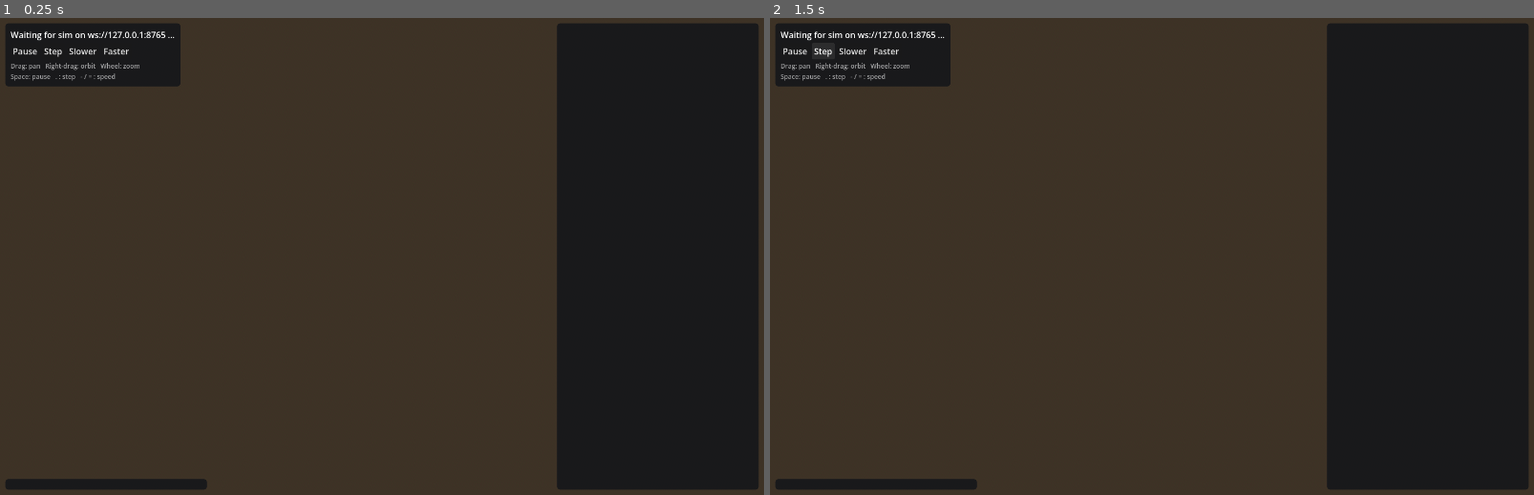
Above: before the commit, frames 1-2 (left to right).
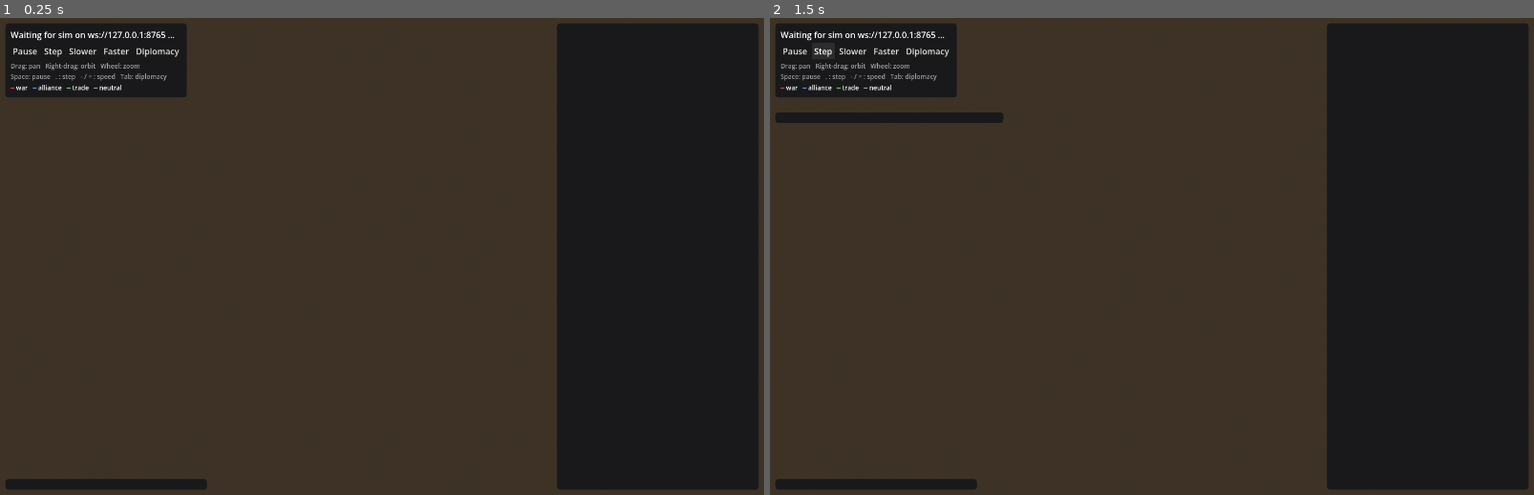
Above: after the commit, the same moments.

Repository: ninjabunny22/Game
Game: Godot game, scene res://scenes/main.tscn
Two runs of this game, one before a commit and one after it. Both use one fixed random seed, a clock stepped at 60 frames per second and the inputs below.
Inputs (mouse positions are in pixels of both pictures, inside the frame that each line leads up to):
- Up to frame 1 (0.25 s): no input
- Up to frame 2 (1.5 s): click (930, 51) at 0.5 s, where only the run after the commit has a clickable "Diplomacy"; click "Step" at 1.25 s

The runs differ from the first frame. In frame 1, 0.7% of the frame differs, in the area x 0-25%, y 1-17%; in frame 2, 1.4%, in the area x 0-31%, y 1-22%.

Commit message:
Add diplomacy panel, named wars and alliances, colour-coded arcs
Wars and alliances are named when they begin, from the region being
fought over, its capital, its land or a contested resource; allies drawn
into a war fight under its name.

The viewer gains a toggleable diplomacy panel (Tab) listing wars,
alliances and trade deals, and every pair of civs now has an arc between
their capitals coloured by relationship: war, alliance, trade or neither.

Co-Authored-By: Claude Opus 5.5 <noreply@anthropic.com>

Diff:
--- a/godot/scripts/civ_view.gd
+++ b/godot/scripts/civ_view.gd
@@ -6,7 +6,8 @@
 
 const BUILDING_WIDTH := 0.62
 const PLINTH_HEIGHT := 0.12
-const LINK_COLORS := {"deal": Color(0.35, 0.9, 0.4), "alliance": Color(0.35, 0.65, 1.0), "war": Color(1.0, 0.25, 0.2)}
+const LINK_COLORS := {"deal": Color(0.35, 0.9, 0.4), "alliance": Color(0.35, 0.65, 1.0), "war": Color(1.0, 0.25, 0.2),
+	"neutral": Color(0.75, 0.75, 0.78, 0.45)}
 const LINK_WIDTH := 0.45
 const LINK_SEGMENTS := 24
 
@@ -20,6 +21,7 @@
 var _native_color := Color(0.6, 0.55, 0.48)
 var _native_name := ""
 var _links: ImmediateMesh
+var _link_labels := {}  # "a:b" -> Label3D naming the war or alliance
 var _link_material: StandardMaterial3D
 
 
@@ -27,6 +29,7 @@
 	for child in get_children():
 		child.queue_free()
 	_nodes.clear()
+	_link_labels.clear()
 	_body_meshes.clear()
 	_plinth_meshes.clear()
 	_terrain = terrain
@@ -44,6 +47,7 @@
 	_link_material.vertex_color_use_as_albedo = true
 	_link_material.vertex_color_is_srgb = true
 	_link_material.cull_mode = BaseMaterial3D.CULL_DISABLED
+	_link_material.transparency = BaseMaterial3D.TRANSPARENCY_ALPHA
 	_links = ImmediateMesh.new()
 	var links_instance := MeshInstance3D.new()
 	links_instance.mesh = _links
@@ -89,23 +93,48 @@
 			_nodes.erase(key)
 
 
-## Redraws the arcs between capitals from the tick's relations and deals.
+## Redraws the arcs between civ capitals. Every pair of living civs has one, coloured
+## by what holds between them: red for war, blue for alliance, green for a trade
+## deal, thin grey for nothing in particular. Wars and alliances carry their name.
 func update_links(civs: Array, relations: Array, deals: Array) -> void:
 	var capitals := {}
 	for civ: Dictionary in civs:
-		var capital: Dictionary = civ["settlements"][0]
-		capitals[int(civ["id"])] = _terrain.tile_position(int(capital["x"]), int(capital["y"])) + Vector3(0, 4.4, 0)
+		if civ["alive"] and not civ["settlements"].is_empty():
+			var capital: Dictionary = civ["settlements"][0]
+			capitals[int(civ["id"])] = _terrain.tile_position(int(capital["x"]), int(capital["y"])) + Vector3(0, 4.4, 0)
+	var trading := {}
+	for deal: Dictionary in deals:
+		trading["%d:%d" % [mini(int(deal["a"]), int(deal["b"])), maxi(int(deal["a"]), int(deal["b"]))]] = true
+
 	_links.clear_surfaces()
+	var named := {}
 	for relation: Dictionary in relations:
-		if relation["status"] != "peace":
-			_add_link(capitals[int(relation["a"])], capitals[int(relation["b"])], LINK_COLORS[relation["status"]], 1.0)
-	for deal: Dictionary in deals:
-		_add_link(capitals[int(deal["a"])], capitals[int(deal["b"])], LINK_COLORS["deal"], 0.6)
+		var a := int(relation["a"])
+		var b := int(relation["b"])
+		if not capitals.has(a) or not capitals.has(b):
+			continue
+		var key := "%d:%d" % [a, b]
+		var status: String = relation["status"]
+		if status == "war":
+			named[key] = _add_link(capitals[a], capitals[b], LINK_COLORS["war"], 1.0, LINK_WIDTH * 1.5)
+		elif status == "alliance":
+			named[key] = _add_link(capitals[a], capitals[b], LINK_COLORS["alliance"], 1.0, LINK_WIDTH)
+		if trading.has(key):
+			_add_link(capitals[a], capitals[b], LINK_COLORS["deal"], 0.6, LINK_WIDTH)
+		elif status == "peace":
+			_add_link(capitals[a], capitals[b], LINK_COLORS["neutral"], 0.35, LINK_WIDTH * 0.45)
+		if named.has(key):
+			_name_link(key, str(relation["name"]) if relation["name"] != null else "", named[key], LINK_COLORS[status])
+	for key: String in _link_labels.keys():
+		if not named.has(key):
+			_link_labels[key].queue_free()
+			_link_labels.erase(key)
 
 
 ## A ribbon arcing from one point to another; `lift` scales how high it rises.
-func _add_link(from: Vector3, to: Vector3, color: Color, lift: float) -> void:
-	var side := (to - from).cross(Vector3.UP).normalized() * LINK_WIDTH / 2.0
+## Returns the top of the arc, where a name can go.
+func _add_link(from: Vector3, to: Vector3, color: Color, lift: float, width: float) -> Vector3:
+	var side := (to - from).cross(Vector3.UP).normalized() * width / 2.0
 	var height := lift * (5.0 + 0.15 * from.distance_to(to))
 	_links.surface_begin(Mesh.PRIMITIVE_TRIANGLE_STRIP, _link_material)
 	for i in LINK_SEGMENTS + 1:
@@ -116,6 +145,24 @@
 		_links.surface_set_color(color)
 		_links.surface_add_vertex(point + side)
 	_links.surface_end()
+	return from.lerp(to, 0.5) + Vector3.UP * (height + 1.2)
+
+
+## The name of a war or alliance, floating at the top of its arc.
+func _name_link(key: String, text: String, at: Vector3, color: Color) -> void:
+	if not _link_labels.has(key):
+		var label := Label3D.new()
+		label.font_size = 40
+		label.outline_size = 12
+		label.pixel_size = 0.018
+		label.billboard = BaseMaterial3D.BILLBOARD_ENABLED
+		label.no_depth_test = true
+		add_child(label)
+		_link_labels[key] = label
+	var node: Label3D = _link_labels[key]
+	node.text = text
+	node.modulate = color.lightened(0.45)
+	node.position = at
 
 
 func _make_building(civ_id: int, building: Dictionary) -> Node3D:
--- a/godot/scripts/hud.gd
+++ b/godot/scripts/hud.gd
@@ -3,6 +3,8 @@
 ## card per civ with era, economy, army, diplomacy, research and known techs (right).
 
 signal command_requested(action: String, value: Variant)
+
+const LINK_LEGEND := "[color=#ff4033]━[/color] war   [color=#59a6ff]━[/color] alliance   [color=#59e666]━[/color] trade   [color=#aaaaaa]━[/color] neutral"
 
 const MAX_LOG_LINES := 9
 const MAX_TECHS_LISTED := 6  # the most recent ones; the full list no longer fits a card
@@ -13,6 +15,8 @@
 var _pause_button: Button
 var _log: RichTextLabel
 var _cards_box: VBoxContainer
+var _diplomacy_panel: PanelContainer
+var _diplomacy: RichTextLabel
 var _cards := {}  # civ id -> RichTextLabel
 
 var _connected := false
@@ -50,11 +54,36 @@
 	_button(buttons, "Step", func() -> void: command_requested.emit("step", null))
 	_button(buttons, "Slower", func() -> void: request_speed(0.5))
 	_button(buttons, "Faster", func() -> void: request_speed(2.0))
+	_button(buttons, "Diplomacy", toggle_diplomacy)
 	var help := Label.new()
-	help.text = "Drag: pan   Right-drag: orbit   Wheel: zoom\nSpace: pause   . : step   - / = : speed"
+	help.text = "Drag: pan   Right-drag: orbit   Wheel: zoom\nSpace: pause   . : step   - / = : speed   Tab: diplomacy"
 	help.add_theme_font_size_override("font_size", 12)
 	help.modulate = Color(1, 1, 1, 0.6)
 	column.add_child(help)
+	var legend := RichTextLabel.new()
+	legend.bbcode_enabled = true
+	legend.fit_content = true
+	legend.scroll_active = false
+	legend.autowrap_mode = TextServer.AUTOWRAP_OFF
+	legend.mouse_filter = Control.MOUSE_FILTER_IGNORE
+	legend.add_theme_font_size_override("normal_font_size", 12)
+	legend.text = LINK_LEGEND
+	column.add_child(legend)
+
+	# Diplomacy: every war, alliance and trade deal in force. Toggled with the button or Tab.
+	_diplomacy_panel = _panel(root)
+	_diplomacy_panel.position = Vector2(10, 178)
+	_diplomacy_panel.custom_minimum_size = Vector2(430, 0)
+	_diplomacy_panel.visible = false
+	_diplomacy = RichTextLabel.new()
+	_diplomacy.bbcode_enabled = true
+	_diplomacy.fit_content = true
+	_diplomacy.scroll_active = false
+	_diplomacy.custom_minimum_size = Vector2(410, 0)
+	_diplomacy.mouse_filter = Control.MOUSE_FILTER_IGNORE
+	_diplomacy.add_theme_font_size_override("normal_font_size", 13)
+	_diplomacy.add_theme_font_size_override("bold_font_size", 13)
+	_diplomacy_panel.add_child(_diplomacy)
 
 	# Event log.
 	var log_panel := _panel(root)
@@ -151,6 +180,8 @@
 		var civ_id := int(civ["id"])
 		if _cards.has(civ_id):
 			_cards[civ_id].text = _card_text(_civ_info[civ_id], civ)
+	if _diplomacy_panel.visible:
+		_diplomacy.text = _diplomacy_text_panel(data)
 	for event: Dictionary in data["events"]:
 		if event["kind"] in ["building", "demolition"]:
 			continue  # too frequent to be worth a log line
@@ -159,6 +190,78 @@
 	if _log_lines.size() > MAX_LOG_LINES:
 		_log_lines = _log_lines.slice(_log_lines.size() - MAX_LOG_LINES)
 	_log.text = "\n".join(_log_lines)
+
+
+func toggle_diplomacy() -> void:
+	_diplomacy_panel.visible = not _diplomacy_panel.visible
+
+
+func _civ_name(civ_id: int) -> String:
+	var info: Dictionary = _civ_info[civ_id]
+	return "[color=%s]%s[/color]" % [info["color"], info["name"]]
+
+
+## Wars (grouped by name, since allies join the same war), alliances and trade deals.
+func _diplomacy_text_panel(data: Dictionary) -> String:
+	var lines: Array[String] = []
+	var wars := {}  # name -> list of relations
+	var alliances: Array = []
+	for relation: Dictionary in data["relations"]:
+		if relation["status"] == "war":
+			var name: String = str(relation["name"]) if relation["name"] != null else "Unnamed war"
+			if not wars.has(name):
+				wars[name] = []
+			wars[name].append(relation)
+		elif relation["status"] == "alliance":
+			alliances.append(relation)
+
+	lines.append("[b][color=#ff6a5a]WARS[/color][/b]")
+	if wars.is_empty():
+		lines.append("[color=#8a93a0]  The world is at peace.[/color]")
+	for name: String in wars:
+		var fronts: Array = wars[name]
+		var started := _tick
+		for front: Dictionary in fronts:
+			started = mini(started, int(front["war"]["started"]))
+		lines.append("[b]%s[/b]  [color=#8a93a0]%d ticks[/color]" % [name, _tick - started])
+		for front: Dictionary in fronts:
+			var war: Dictionary = front["war"]
+			# The side that declared is named first.
+			var attacker := int(war["declarer"]) if war["declarer"] != null else int(front["a"])
+			var defender := int(front["b"]) if attacker == int(front["a"]) else int(front["a"])
+			var note := ""
+			if war["defending"] != null:
+				note = "  [color=#8a93a0](defending %s)[/color]" % _civ_info[int(war["defending"])]["name"]
+			elif war["betrayer"] != null:
+				note = "  [color=#e07a6a](betrayal)[/color]"
+			lines.append("  %s attacks %s%s" % [_civ_name(attacker), _civ_name(defender), note])
+			lines.append("  [color=#8a93a0]tiles taken %d / %d   losses %d / %d[/color]" % [
+				int(war["tiles_taken"][str(attacker)]), int(war["tiles_taken"][str(defender)]),
+				int(war["casualties"][str(attacker)]), int(war["casualties"][str(defender)]),
+			])
+
+	lines.append("")
+	lines.append("[b][color=#6fb7ff]ALLIANCES[/color][/b]")
+	if alliances.is_empty():
+		lines.append("[color=#8a93a0]  None.[/color]")
+	for alliance: Dictionary in alliances:
+		var name: String = str(alliance["name"]) if alliance["name"] != null else "Alliance"
+		lines.append("[b]%s[/b]" % name)
+		lines.append("  %s and %s  [color=#8a93a0]formed tick %d (%d ticks ago)[/color]" % [
+			_civ_name(int(alliance["a"])), _civ_name(int(alliance["b"])), int(alliance["since"]), _tick - int(alliance["since"]),
+		])
+
+	lines.append("")
+	lines.append("[b][color=#7ccf7c]TRADE DEALS[/color][/b]")
+	if data["deals"].is_empty():
+		lines.append("[color=#8a93a0]  None.[/color]")
+	for deal: Dictionary in data["deals"]:
+		lines.append("  %s sends %s %s/tick,  %s sends %s %s/tick  [color=#8a93a0]%d ticks left[/color]" % [
+			_civ_name(int(deal["a"])), String.num(float(deal["a_gives"]["rate"]), 2), deal["a_gives"]["resource"],
+			_civ_name(int(deal["b"])), String.num(float(deal["b_gives"]["rate"]), 2), deal["b_gives"]["resource"],
+			int(deal["ends"]) - _tick,
+		])
+	return "\n".join(lines)
 
 
 ## Multiplies the sim speed; the server clamps it to its allowed range.
--- a/godot/scripts/main.gd
+++ b/godot/scripts/main.gd
@@ -50,6 +50,8 @@
 			_hud.request_speed(2.0)
 		KEY_MINUS:
 			_hud.request_speed(0.5)
+		KEY_TAB:
+			_hud.toggle_diplomacy()
 
 
 func _on_connection_changed(connected: bool) -> void:
@@ -71,6 +73,8 @@
 	var view := OS.get_environment("CIVSIM_VIEW").split_floats(",", false)
 	if view.size() == 3:
 		_camera.focus(_terrain.tile_position(int(view[0]), int(view[1])), view[2])
+	if OS.get_environment("CIVSIM_DIPLOMACY") == "1":  # start with the diplomacy panel open
+		_hud.toggle_diplomacy()
 	_territory_rev = -1
 	_ready_for_ticks = true
 
--- a/godot/scripts/sim_client.gd
+++ b/godot/scripts/sim_client.gd
@@ -8,7 +8,7 @@
 signal tick_received(tick: int, data: Dictionary)
 signal status_received(data: Dictionary)
 
-const PROTOCOL_VERSION := 5
+const PROTOCOL_VERSION := 6
 const RETRY_SECONDS := 1.5
 
 @export var url := "ws://127.0.0.1:8765"
Not shown, changed: README.md
Not shown, changed: src/civsim/bridge/protocol.py
Not shown, changed: src/civsim/diplomacy/diplomacy.py
Not shown, changed: src/civsim/diplomacy/model.py
Not shown, added: src/civsim/diplomacy/naming.py
Not shown, changed: src/civsim/simulation.py
Not shown, added: tests/test_naming.py
